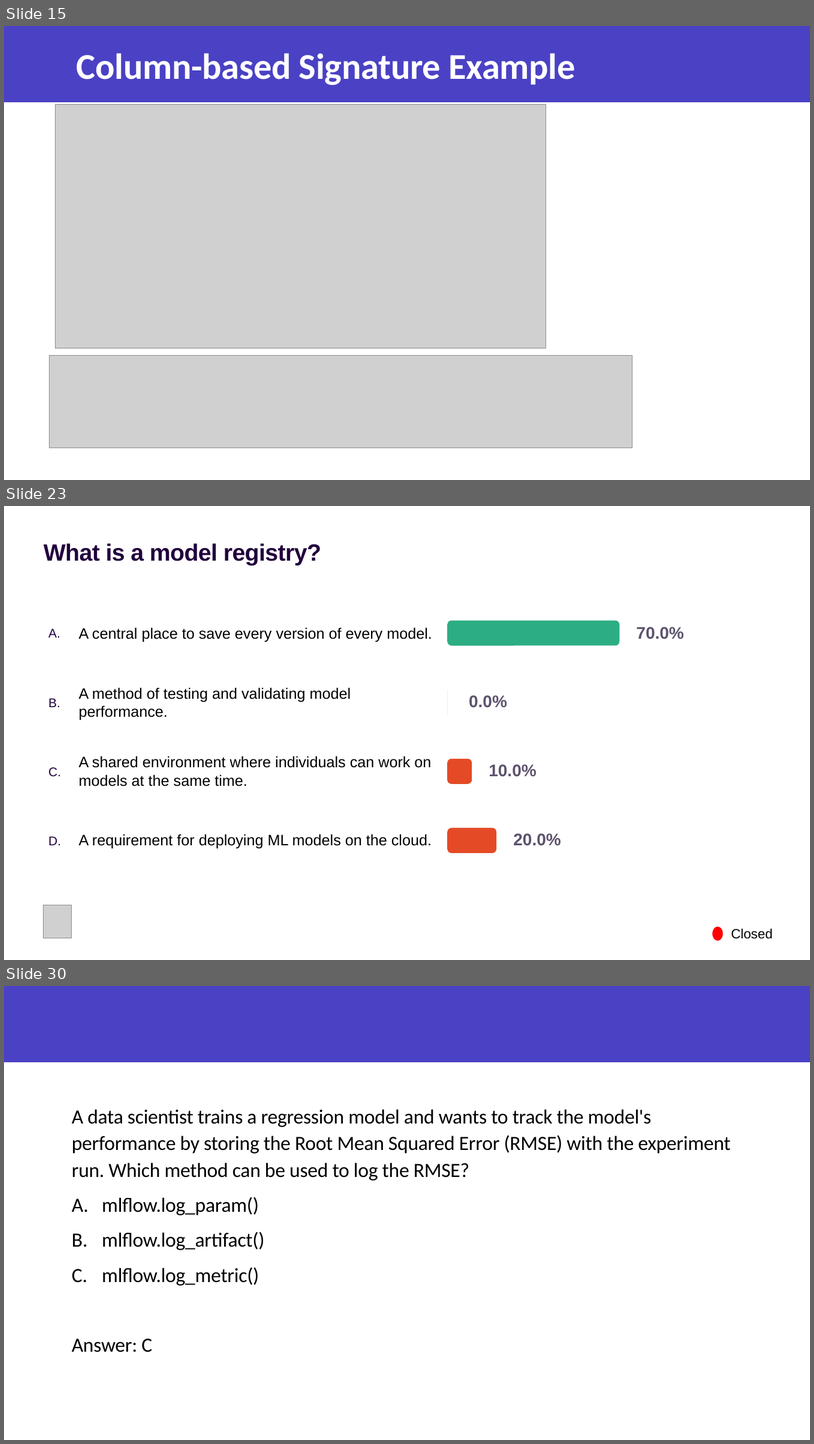
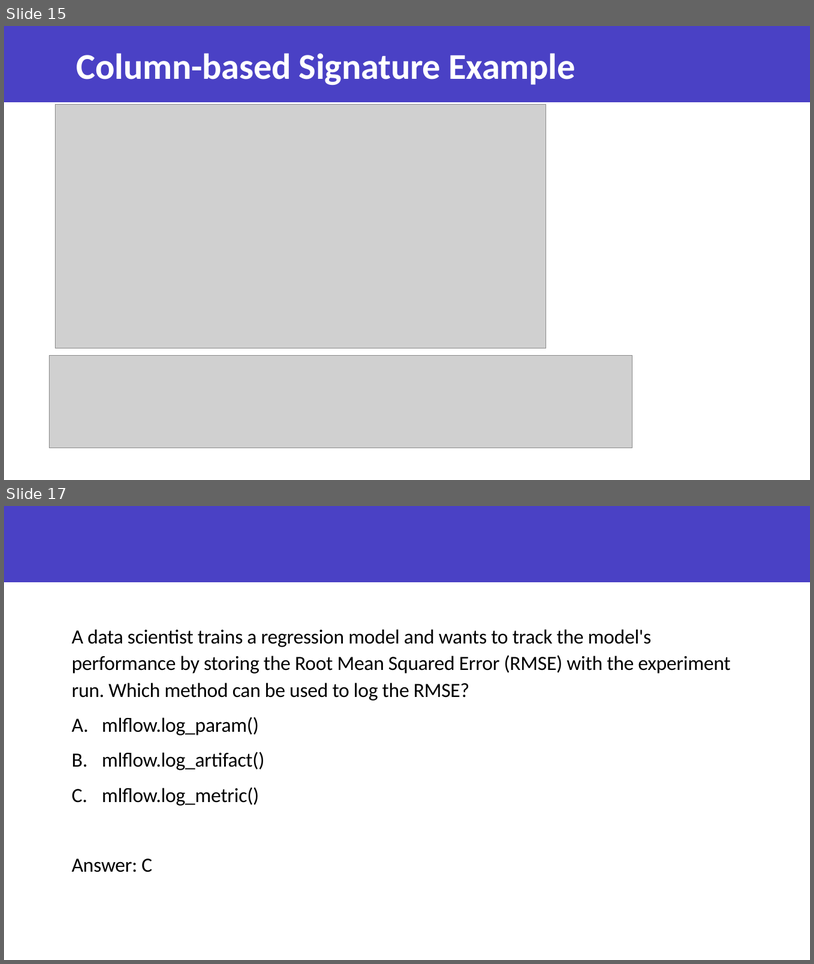
Before and after one commit to anshupandey/MLOps-with-Azure, a slide deck: Working with mlflow.pptx. Shown one above the other, each under a label of ours: slides 15, 23 and 30 before the commit, slides 15 and 17 after it; the slides between them are not shown. The pictures are 814x1444 and 814x964 pixels, drawn with LibreOffice and Linux fonts; fonts in the diff are those of the drawing; grey boxes stand for pictures; background and template pictures are left out. Boxes give left, top, right and bottom in pixels: in the first picture for what was removed or moved away, otherwise in the second. Text is boxed around its words. In the diff, an @@ line names an element or a change of style, - is before the commit and + after.

```diff
--- a/Working with mlflow.pptx
+++ b/Working with mlflow.pptx
@@ slide 23 removed at (x1=4, y1=506, x2=810, y2=960), background picture (left out) @@
@@ title removed at (x1=44, y1=543, x2=321, y2=565) @@
-What is a model registry?
@@ group removed at (x1=48, y1=621, x2=684, y2=853): 12 texts, 4 rounded rectangles @@
-A.
-B.
-C.
-D.
-A central place to save every version of every model.
-A method of testing and validating model performance.
-A shared environment where individuals can work on models at the same time.
-A requirement for deploying ML models on the cloud.
-70.0%
-0.0%
-10.0%
-20.0%
@@ picture removed at (x1=44, y1=904, x2=71, y2=938) @@
@@ ellipse removed at (x1=713, y1=927, x2=723, y2=940) @@
@@ text removed at (x1=731, y1=928, x2=773, y2=939) @@
-Closed
@@ what was slide 30 is now slide 17 @@
```
Also in this commit, not shown: 12 other slides removed.
